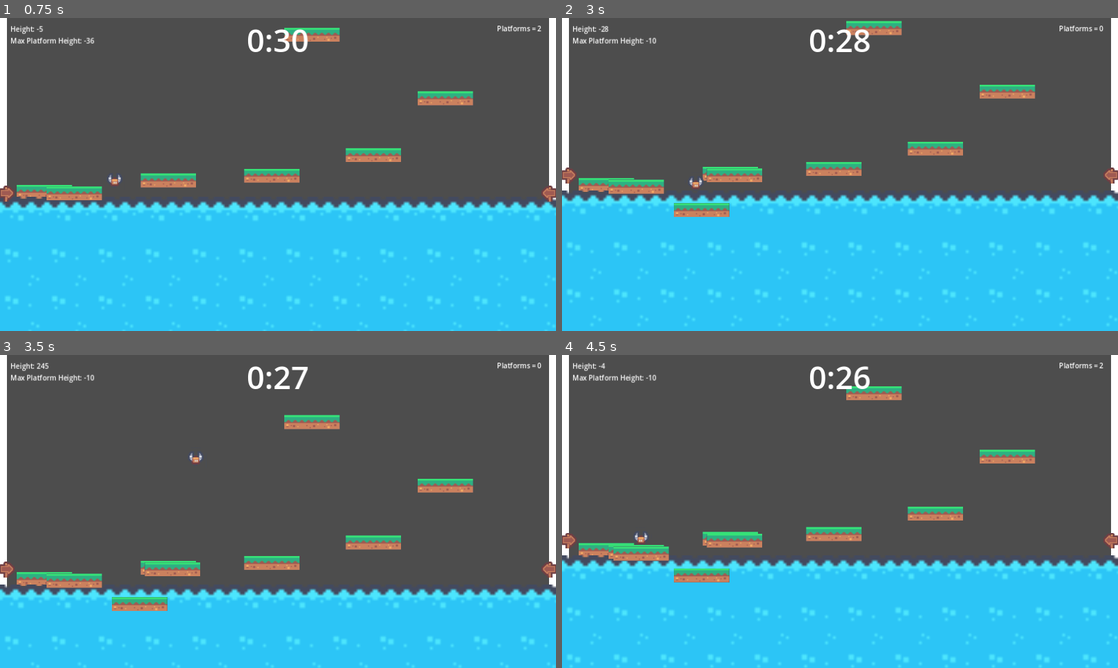
Above: before the commit, frames 1-4 (two rows, left to right).
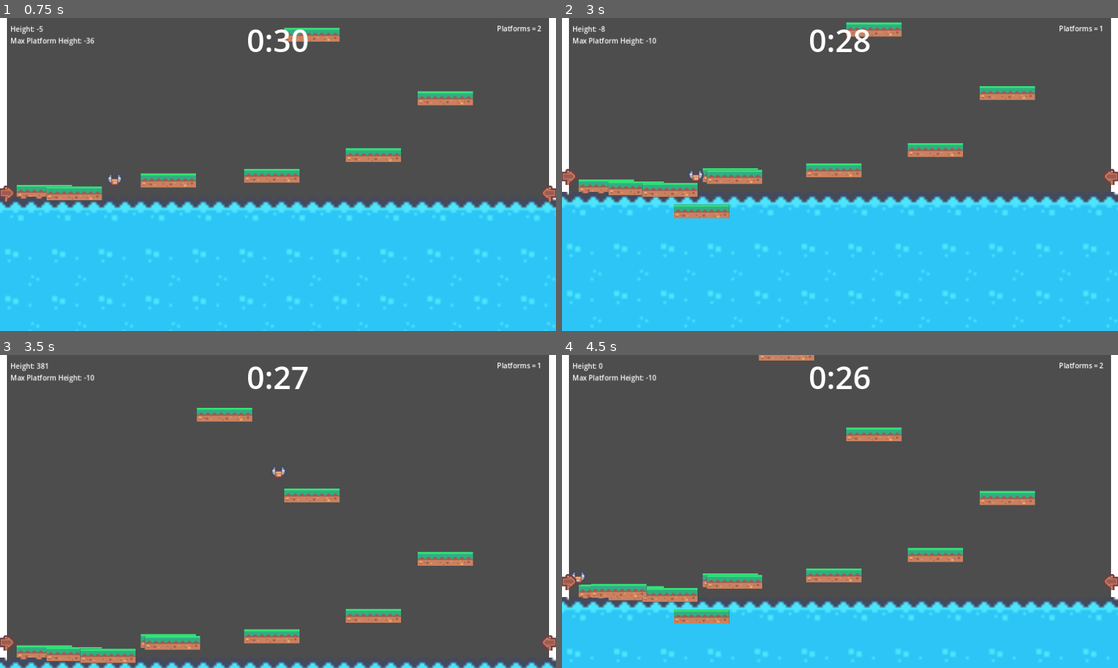
Above: after the commit, the same moments.

Repository: nathanleiby/trijam-248
Game: Godot game, scene res://gameplay/gameplay.tscn
The game is run twice, just before and just after one commit, with the same random seed, the same clock (stepped at 60 frames per second) and the same inputs.
Inputs:
- Up to frame 1 (0.75 s): hold Right (walk_right) from 0.53 s (still down); tap Space (place_platform) at 0.6 s
- Up to frame 2 (3 s): tap Up (jump) at 0.77, 0.8, 1.07, 1.35, 1.52, 1.82, 2.3 s; tap Space (place_platform) at 1.55, 2.1, 2.85 s; release Right (walk_right) at 2.03 s; hold Left (walk_left) 2.03-2.78 s; hold Right (walk_right) from 2.78 s (still down)
- Up to frame 3 (3.5 s): keep holding Right (walk_right); tap Up (jump) at 3.02, 3.32 s
- Up to frame 4 (4.5 s): tap Up (jump) at 3.6, 3.77, 4.07 s; tap R (reset) at 4.15 s; release Right (walk_right) at 4.28 s; hold Left (walk_left) from 4.28 s (still down); tap Space (place_platform) at 4.35 s

Frame 1 is identical in both runs. In frame 2, 3.9% of the frame differs, in the area x 0-100%, y 0-64%; in frame 3, 30%, in the area x 0-100%, y 2-100%; in frame 4, 21%.

Commit message:
add sound effects

Diff:
--- a/gameplay/character.gd
+++ b/gameplay/character.gd
@@ -44,13 +44,17 @@
 
 	# Only allow jumping when on the ground
 	if Input.is_action_just_pressed("jump") and is_on_floor():
+		Sound.play_sfx($JumpSfx)
 		velocity.y = jump_speed
 
 	# put it below the character
 	if Input.is_action_just_pressed("place_platform"):
+
 		if platforms_remaining <= 0:
+			Sound.play_sfx($NoPlatformsSfx)
 			return
 
+		Sound.play_sfx($PlacePlatformSfx)
 		platforms_remaining -= 1
 
 		var platform = platformScene.instantiate()
@@ -65,8 +69,15 @@
 
 
 	if Input.is_action_just_pressed("reset"):
-		position = respawn_location
-		platforms_remaining = PLATFORMS_MAX
+		# TODO: play "warping" sound
+		Sound.play_sfx($WarpSfx)
+		reset()
+
 
 	if position.y >= DEATH_HEIGHT:
-		position = respawn_location
+		Sound.play_sfx($DieSfx)
+		reset()
+
+func reset():
+	position = respawn_location
+	platforms_remaining = PLATFORMS_MAX
--- a/gameplay/character.tscn
+++ b/gameplay/character.tscn
@@ -1,8 +1,13 @@
-[gd_scene load_steps=5 format=3 uid="uid://bquai0kn0d8cm"]
+[gd_scene load_steps=10 format=3 uid="uid://bquai0kn0d8cm"]
 
 [ext_resource type="PackedScene" uid="uid://50axire65sjw" path="res://gameplay/platform.tscn" id="2_1pdku"]
 [ext_resource type="Script" path="res://gameplay/character.gd" id="2_lr2ov"]
 [ext_resource type="Texture2D" uid="uid://bhnp8fp46oybv" path="res://assets/kenney_pixel-platformer/Tilemap/tilemap-characters_packed.png" id="3_t6ro7"]
+[ext_resource type="AudioStream" uid="uid://ctlc7w0tcygle" path="res://assets/sounds/Jump 1.wav" id="4_rxrte"]
+[ext_resource type="AudioStream" uid="uid://xhqv8kab74b6" path="res://assets/sounds/Balloon Pop 1.wav" id="5_xhn2i"]
+[ext_resource type="AudioStream" uid="uid://bmvpb2cxii8or" path="res://assets/sounds/Hit damage 1.wav" id="6_efd17"]
+[ext_resource type="AudioStream" uid="uid://dagnu2e05g4bl" path="res://assets/sounds/Boss hit 1.wav" id="7_drny0"]
+[ext_resource type="AudioStream" uid="uid://b7cagposw4bd8" path="res://assets/sounds/Bubble 1.wav" id="7_mo42d"]
 
 [sub_resource type="RectangleShape2D" id="RectangleShape2D_wjgyv"]
 size = Vector2(32, 32)
@@ -39,3 +44,18 @@
 offset_bottom = 39.0
 grow_horizontal = 0
 text = "Items: 5"
+
+[node name="JumpSfx" type="AudioStreamPlayer" parent="."]
+stream = ExtResource("4_rxrte")
+
+[node name="PlacePlatformSfx" type="AudioStreamPlayer" parent="."]
+stream = ExtResource("5_xhn2i")
+
+[node name="NoPlatformsSfx" type="AudioStreamPlayer" parent="."]
+stream = ExtResource("6_efd17")
+
+[node name="DieSfx" type="AudioStreamPlayer" parent="."]
+stream = ExtResource("7_drny0")
+
+[node name="WarpSfx" type="AudioStreamPlayer" parent="."]
+stream = ExtResource("7_mo42d")
--- a/gameplay/gameplay.gd
+++ b/gameplay/gameplay.gd
@@ -39,4 +39,6 @@
 
 
 func _on_character_platform_created(height) -> void:
-	highest_platform_height = min(height, highest_platform_height)
+	if height < highest_platform_height:
+		highest_platform_height = height
+		Sound.play_sfx($NewMaxHeightSfx)
--- a/gameplay/gameplay.tscn
+++ b/gameplay/gameplay.tscn
@@ -10,6 +10,7 @@
 [ext_resource type="Texture2D" uid="uid://evn7j2vispb3" path="res://assets/kenney_pixel-platformer/Tiles/tile_0088.png" id="7_8u8o8"]
 [ext_resource type="Script" path="res://gameplay/GameOver.gd" id="7_lrxw4"]
 [ext_resource type="Texture2D" uid="uid://bstqk23tgmg4n" path="res://assets/kenney_pixel-platformer/Tiles/tile_0053.png" id="7_neood"]
+[ext_resource type="AudioStream" uid="uid://cbmna0ltpwsif" path="res://assets/sounds/Big Egg collect 1.wav" id="11_qfpnv"]
 
 [sub_resource type="LabelSettings" id="LabelSettings_vpmae"]
 font_size = 72
@@ -343,5 +344,8 @@
 texture = ExtResource("7_8u8o8")
 flip_h = true
 
+[node name="NewMaxHeightSfx" type="AudioStreamPlayer" parent="."]
+stream = ExtResource("11_qfpnv")
+
 [connection signal="platform_created" from="Character" to="." method="_on_character_platform_created"]
 [connection signal="timeout" from="GameTimer" to="GameOver" method="_on_game_timer_timeout"]
Not shown, added: assets/sounds/Balloon Pop 1.wav.import
Not shown, added: assets/sounds/Big Egg collect 1.wav.import
Not shown, added: assets/sounds/Blow 2.wav.import
Not shown, added: assets/sounds/Boss hit 1.wav.import
Not shown, added: assets/sounds/Bubble 1.wav.import
Not shown, added: assets/sounds/Cancel 1.wav.import
Not shown, added: assets/sounds/Fruit collect 1.wav.import
Not shown, added: assets/sounds/Hit damage 1.wav.import
Not shown, added: assets/sounds/Jump 1.wav.import
Not shown, added: assets/sounds/Picked Coin Echo 2.wav.import
Not shown, added: assets/sounds/Select 1.wav.import
Not shown, added: assets/sounds/Suck 1.wav.import
(and 15 more such lines)
